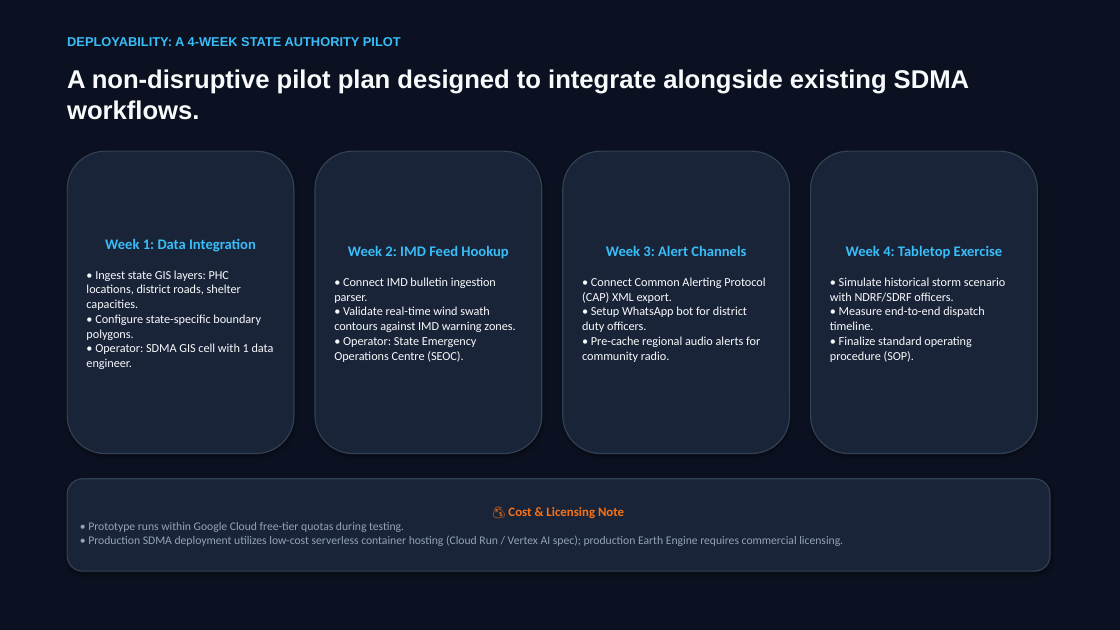
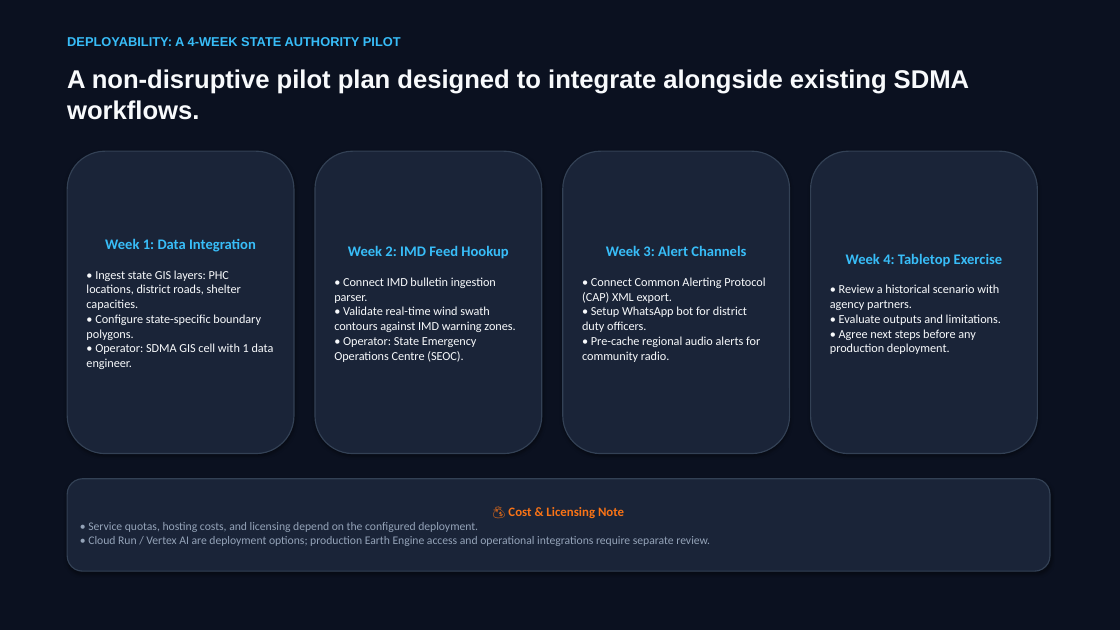
Before and after one commit to itsme-sherlock/CycloneShield, a slide deck: slide 10 of cycloneshield/CycloneShield_Pitch_Deck.pptx. Drawn at 1120x630 pixels with LibreOffice and Linux fonts; fonts in the diff are those of the drawing. Boxes give left, top, right and bottom in pixels: in the first picture for what was removed or moved away, otherwise in the second. Text is boxed around its words. In the diff, an @@ line names an element or a change of style, - is before the commit and + after.

```diff
--- a/cycloneshield/CycloneShield_Pitch_Deck.pptx
+++ b/cycloneshield/CycloneShield_Pitch_Deck.pptx
@@ text in rounded rectangle at (x1=830, y1=284, x2=1001, y2=354): text changed @@
-• Simulate historical storm scenario with NDRF/SDRF officers.
-• Measure end-to-end dispatch timeline.
-• Finalize standard operating procedure (SOP).
+• Review a historical scenario with agency partners.
+• Evaluate outputs and limitations.
+• Agree next steps before any production deployment.
@@ text in rounded rectangle at (x1=88, y1=522, x2=710, y2=546): text changed @@
-• Prototype runs within Google Cloud free-tier quotas during testing.
-• Production SDMA deployment utilizes low-cost serverless container hosting (Cloud Run / Vertex AI spec); production Earth Engine requires commercial licensing.
+• Service quotas, hosting costs, and licensing depend on the configured deployment.
+• Cloud Run / Vertex AI are deployment options; production Earth Engine access and operational integrations require separate review.
```
Also in this commit, not shown: 9 other slides changed, 1 slide added, 1 slide removed, 13 other files.
